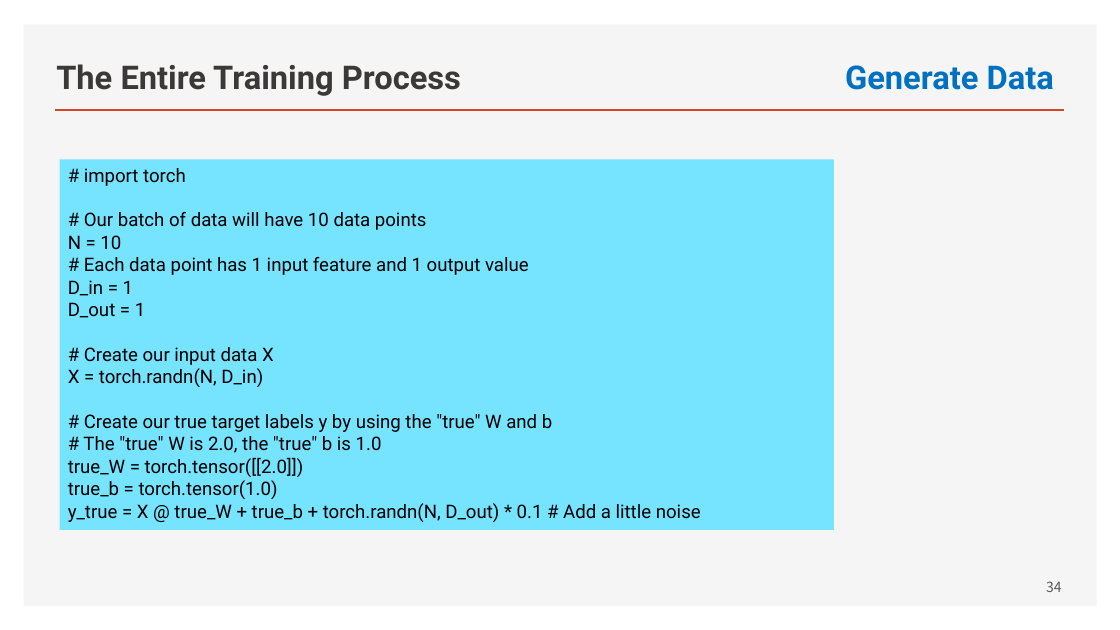
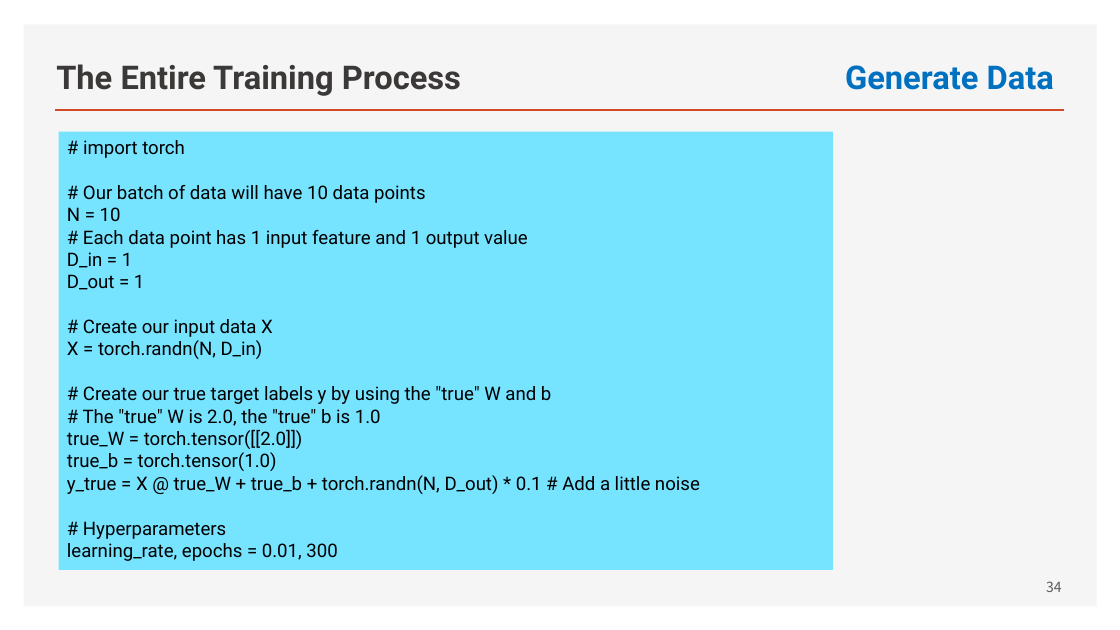
Before and after one commit to ancestor9/mathematics-for-machine-learning, a slide deck: slide 34 of Linear_Algebra/w5_02_Deep_Learning_with_pytorch.pptx. Drawn at 1120x630 pixels with LibreOffice and Linux fonts; fonts in the diff are those of the drawing. Boxes give left, top, right and bottom in pixels: in the first picture for what was removed or moved away, otherwise in the second. Text is boxed around its words. In the diff, an @@ line names an element or a change of style, - is before the commit and + after.

```diff
--- a/Linear_Algebra/w5_02_Deep_Learning_with_pytorch.pptx
+++ b/Linear_Algebra/w5_02_Deep_Learning_with_pytorch.pptx
@@ rectangle "# import torch": place and size @@
-rectangle "# import torch" at bbox=[60, 160, 834, 530]
+rectangle "# import torch" at bbox=[59, 132, 833, 571]
@@ text in rectangle at bbox=[67, 521, 337, 561]: paragraphs added @@
+# Hyperparameters
+learning_rate, epochs = 0.01, 300
```
Also in this commit, not shown: 1 other slide changed, 1 slide added.
